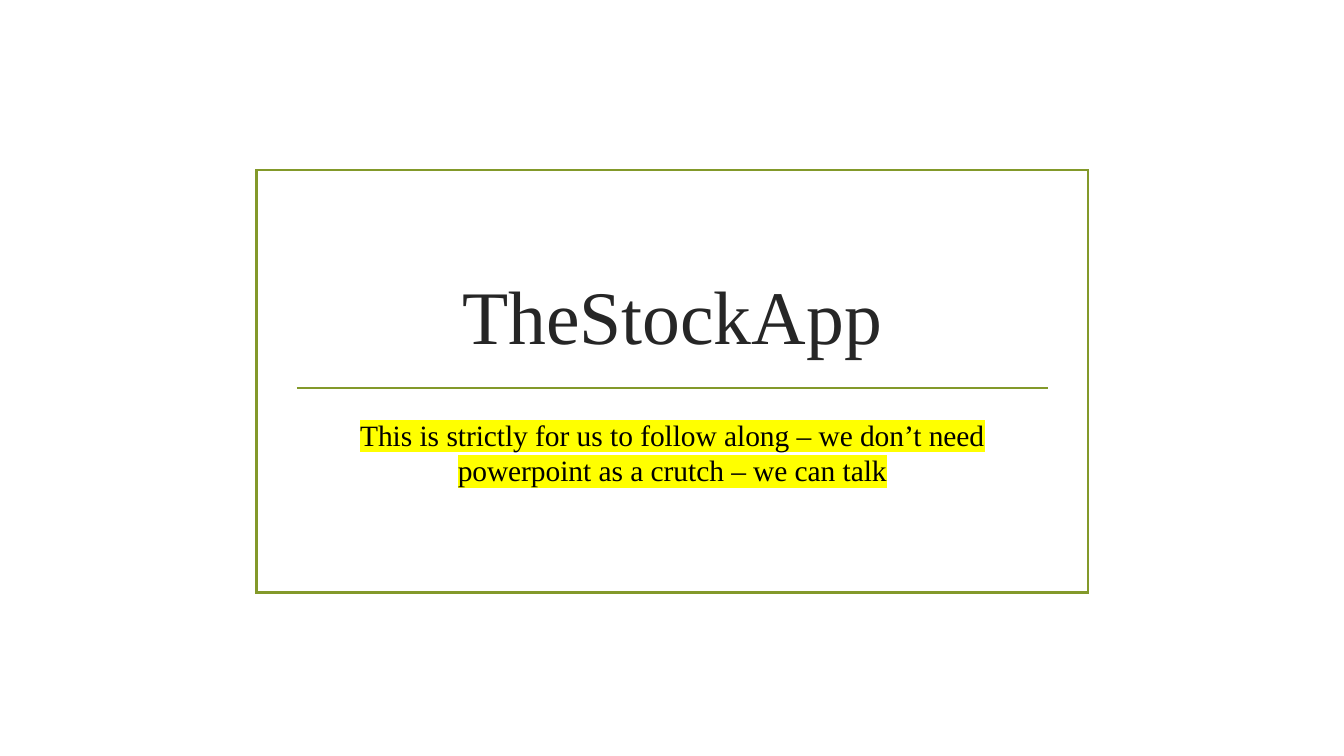
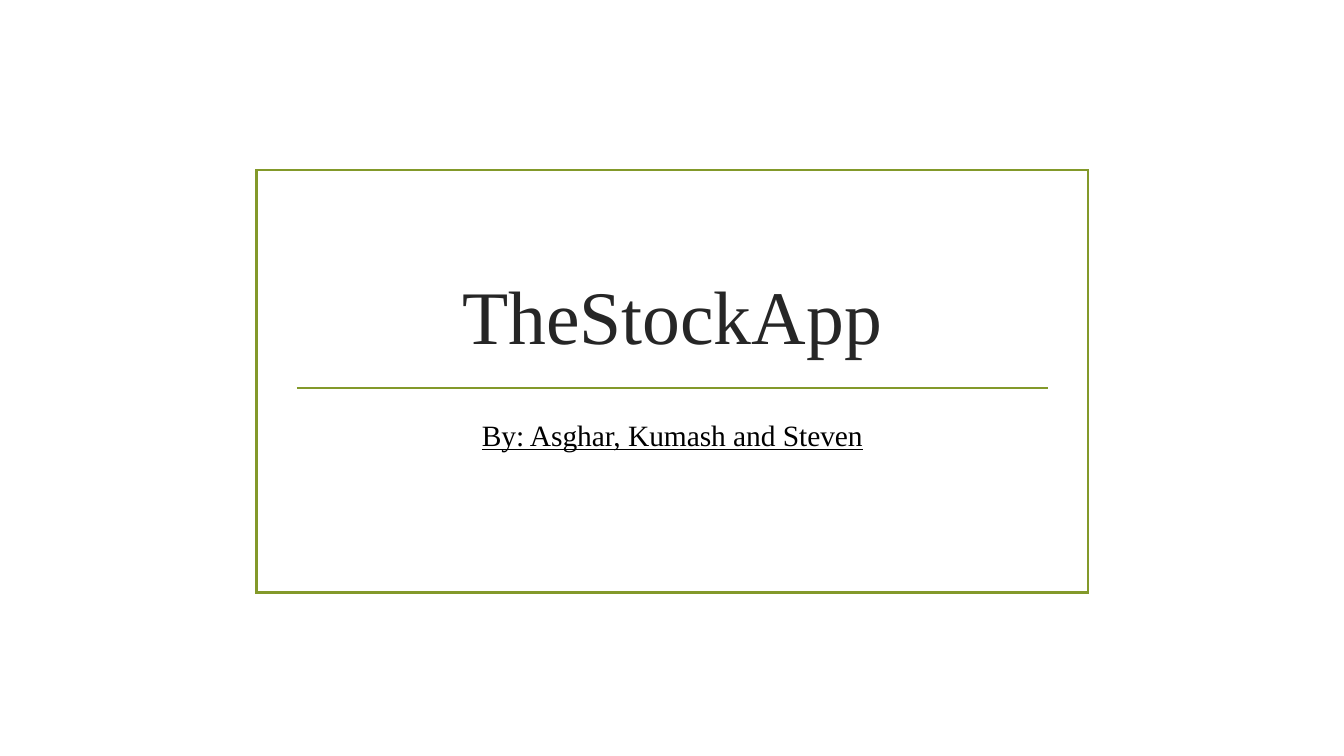
Before and after one commit to StevenTraboulay/StockApp.github.io, a slide deck: slide 1 of Rough work/Project Presentation.pptx. Drawn at 1344x756 pixels with LibreOffice and Linux fonts; fonts in the diff are those of the drawing; background and template pictures are left out. Boxes give left, top, right and bottom in pixels: in the first picture for what was removed or moved away, otherwise in the second. Text is boxed around its words. In the diff, an @@ line names an element or a change of style, - is before the commit and + after.

```diff
--- a/Rough work/Project Presentation.pptx
+++ b/Rough work/Project Presentation.pptx
@@ subtitle at [482,425,863,452]: text changed @@
-This is strictly for us to follow along – we don’t need powerpoint as a crutch – we can talk
+By: Asghar, Kumash and Steven
```
Also in this commit, not shown: 3 other slides changed, 1 other file.
